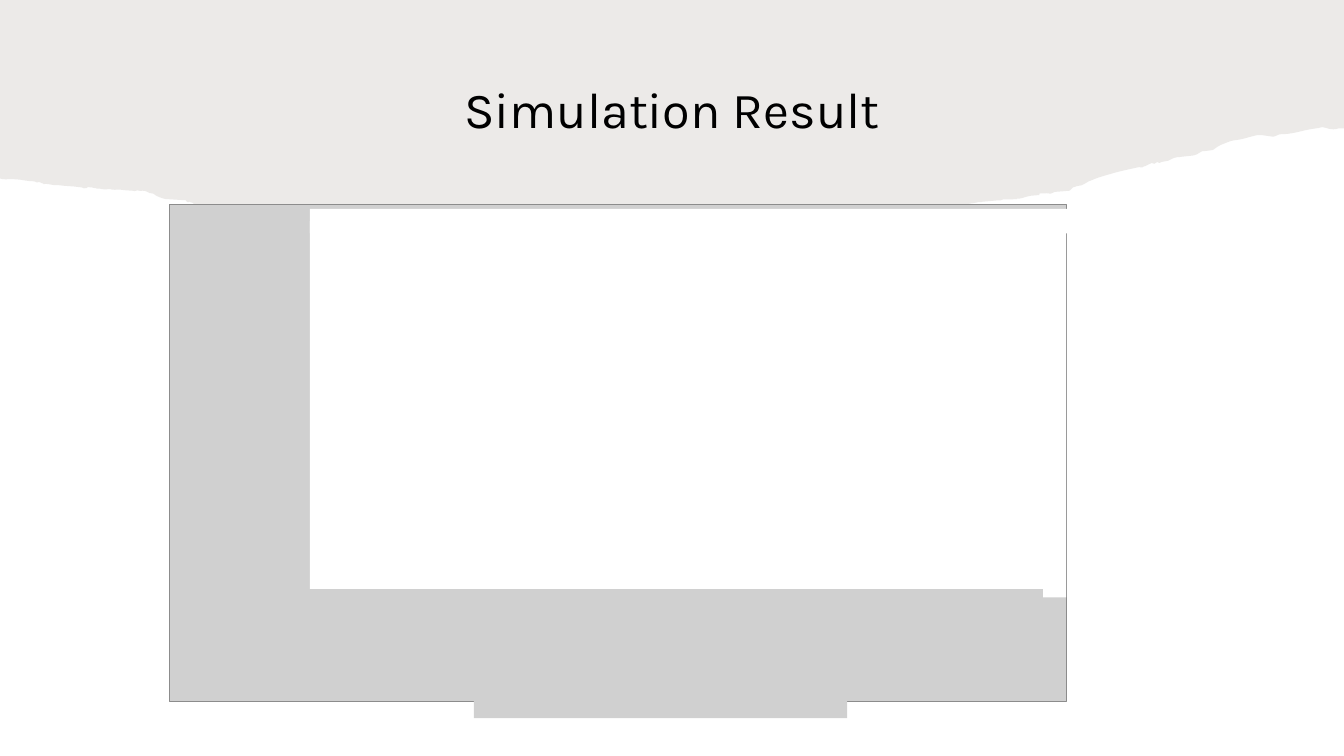
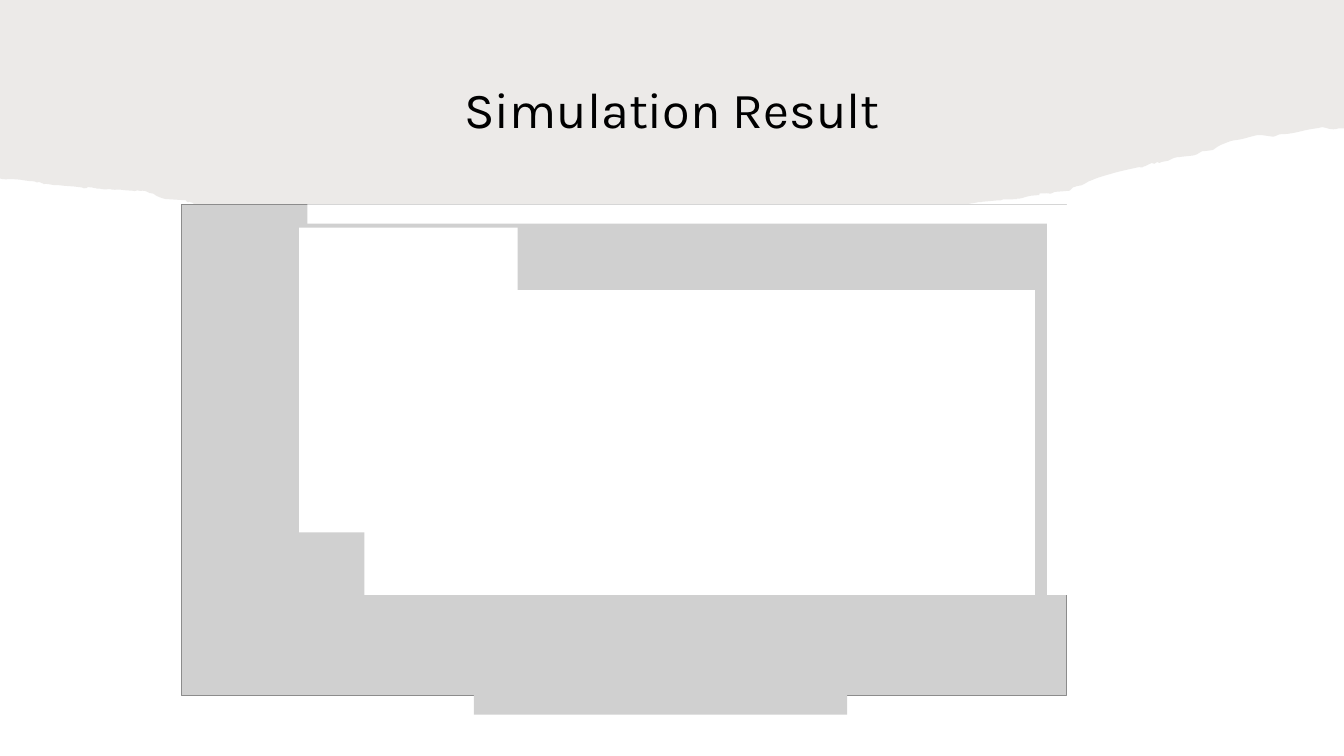
Before and after one commit to HaseebLUMS/Onyx-Presentation, a slide deck: slide 35 of tommy_hotnets_v2.pptx. Drawn at 1344x756 pixels with LibreOffice and Linux fonts; fonts in the diff are those of the drawing; grey boxes stand for pictures. Boxes give left, top, right and bottom in pixels: in the first picture for what was removed or moved away, otherwise in the second. Text is boxed around its words. In the diff, an @@ line names an element or a change of style, - is before the commit and + after.

```diff
--- a/tommy_hotnets_v2.pptx
+++ b/tommy_hotnets_v2.pptx
@@ picture: place and size @@
-picture at (169,205,1066,702)
+picture at (181,205,1067,696)
@@ rectangle added at (308,205,1075,224), fill #FFFFFF @@
@@ rectangle added at (299,228,518,532), fill #FFFFFF @@
@@ rectangle added at (1047,213,1085,595), fill #FFFFFF @@
@@ rectangle: place and size @@
-rectangle at (310,221,1050,589)
+rectangle at (365,290,1035,595)
@@ picture: place and size @@
-picture at (474,654,848,719)
+picture at (474,650,848,715)
```
Also in this commit, not shown: 4 other slides changed.
